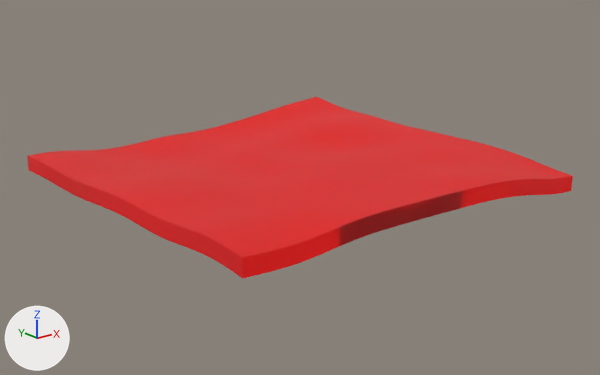
One commit to the glTF model public/assets/testmap/terrain_0_0.glb: the scene before it, then after it.
Both versions are drawn from a 50 mm camera at (-138.6, -156.4, 28.4) aimed at (-74.6, -76.4, -3.6). Arrows for +X, +Y and +Z are at lower left; the lights stay in place. The older version comes first. Vertices at exactly the same position are counted once.

The first picture shows 'terrain_0_0.0', 'terrain_0_0.1'.
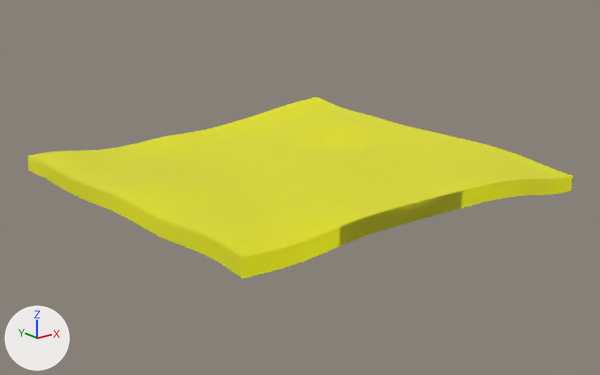
Boxes (x1, y1, x2, y2) around the edits, measured in the pictures (600 x 375 px):
part 1 of me_terrain_0_0_0, recoloured (red to yellow)
    both: (28, 97, 572, 257)
part 2 of me_terrain_0_0_1, recoloured
    both: (27, 156, 573, 279)

Diff of the bpy script that builds the scene:
```diff
--- a/public/assets/testmap/terrain_0_0.glb.py
+++ b/public/assets/testmap/terrain_0_0.glb.py
@@ me_terrain_0_0_0 @@
 me_terrain_0_0_0.from_pydata(...)  # 2601 vertices, 5000 faces; spans x -100.0..-50.0, y -100.0..-50.0, z -1.9..1.3
 # used by ob_terrain_0_0_0; location = (0.0, 0.0, 0.0)
+# me_terrain_0_0_0 part 1: 5000 faces centred in x -99.7..-50.3, y -99.7..-50.3, z -1.9..1.2 are repainted in the vertex colours; the middle colour goes from red #ff0000 to yellow #ffff00
 me_terrain_0_0_0.materials.append(mat_terrain_blend)
@@ me_terrain_0_0_1 @@
 me_terrain_0_0_1.from_pydata(...)  # 202 vertices, 200 faces; spans x -100.0..-50.0, y -100.0..-50.0, z -3.1..1.3
 # used by ob_terrain_0_0_1; location = (0.0, 0.0, 0.0)
+# me_terrain_0_0_1 part 2: 200 faces centred in x -100.0..-50.3, y -100.0..-50.3, z -2.4..0.6 are repainted in the vertex colours; the middle colour goes from red #ff0000 to yellow #ffff00
 me_terrain_0_0_1.materials.append(mat_ground_forest)
```
